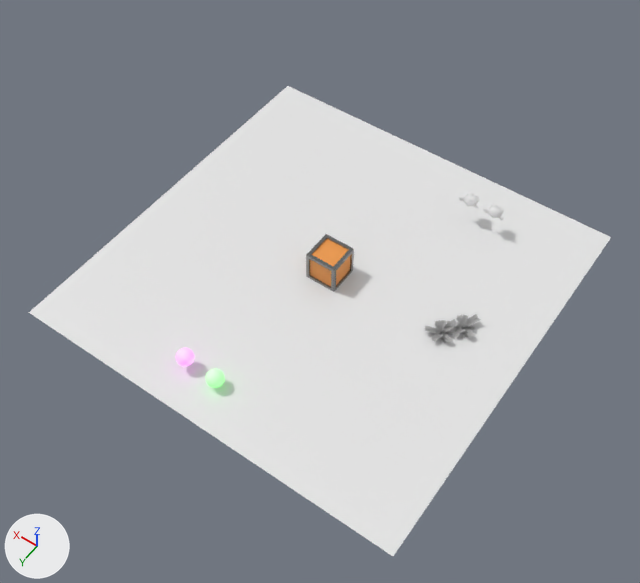
The FBX model ressources/box.fbx, before and after one commit.
The view is the same before and after, from a 50 mm camera at (-38.1, 55.4, 80.5) aimed at (1.6, -0.2, -6.8). The axes (+X, +Y, +Z) are drawn at lower left. The lights are the same throughout. Where no turn or scale is listed for an object, it has been applied to the vertices.

Names of what the first picture shows: 'Inner', 'Outer', 'Plane', 'Sphere'.
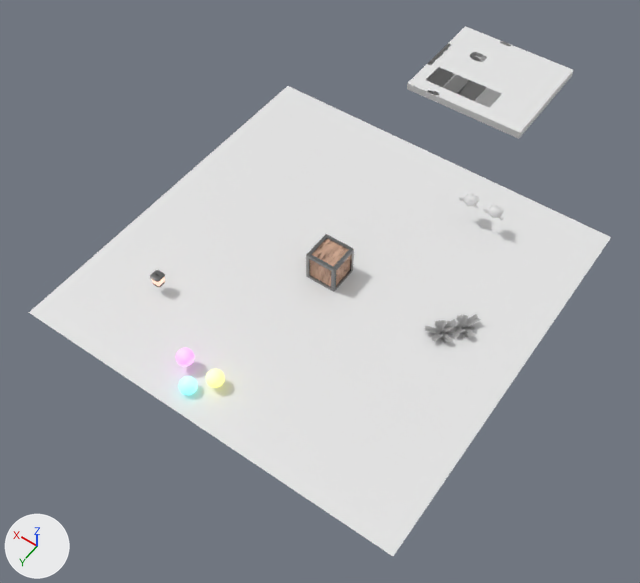
Location of each change, [x1, y1, x2, y2] in pixels of the pictures (640 x 583 px):
'Plane.001', added: after [407, 26, 574, 138]
'Inner', surface changed (orange to beige): [310, 239, 350, 286] in both
'Sphere', recoloured: [206, 369, 225, 388] in both
'Sphere.002', added: after [179, 376, 197, 395]
'Mball.002', added: after [150, 270, 165, 287]
'Cube', added: after [152, 278, 165, 286]

Diff of the bpy script that builds the scene:
```diff
--- a/ressources/box.fbx.py
+++ b/ressources/box.fbx.py
@@ mat_material @@
 n0 = _N.new('ShaderNodeBsdfPrincipled'); n0.name = 'Principled BSDF'
-n0.inputs[0].default_value = (0.841, 0.317, 0.0655, 1.0)  # 'Base Color', orange #ec9948
+n0.inputs[0].default_value = (0.841, 0.524, 0.372, 1.0)  # 'Base Color', beige #ecbfa4
 n1 = _N.new('ShaderNodeOutputMaterial'); n1.name = 'Material Output'
+n2 = _N.new('ShaderNodeTexImage'); n2.name = 'Image Texture'
+n2.image = img_normal_box_png
+n3 = _N.new('ShaderNodeNormalMap'); n3.name = 'Normal Map'
 _L.new(n0.outputs[0], n1.inputs[0])  # 'BSDF' to 'Surface'
+_L.new(n2.outputs[0], n3.inputs[1])  # 'Color' to 'Color'
+_L.new(n3.outputs[0], n0.inputs[5])  # 'Normal' to 'Normal'
@@ mat_material_003 @@
 mat_material_003.base_color = (0.8, 0.8, 0.8)  # white #e7e7e7
-mat_material_003.emission_color = (0.0, 1.0, 0.0)  # green #00ff00
+mat_material_003.emission_color = (1.0, 1.0, 0.0)  # yellow #ffff00
 mat_material_003.emission_strength = 1.0
@@ mat_material_008 @@
+mat_material_008 = bpy.data.materials.new('Material.008')
+mat_material_008.use_nodes = True; mat_material_008.node_tree.nodes.clear()
+_N = mat_material_008.node_tree.nodes; _L = mat_material_008.node_tree.links
+n0 = _N.new('ShaderNodeBsdfPrincipled'); n0.name = 'Principled BSDF'
+n1 = _N.new('ShaderNodeOutputMaterial'); n1.name = 'Material Output'
+n2 = _N.new('ShaderNodeTexImage'); n2.name = 'Image Texture'
+n2.image = img_normal_test_normal_png
+n3 = _N.new('ShaderNodeNormalMap'); n3.name = 'Normal Map'
+_L.new(n2.outputs[0], n3.inputs[1])  # 'Color' to 'Color'
+_L.new(n3.outputs[0], n0.inputs[5])  # 'Normal' to 'Normal'
+_L.new(n0.outputs[0], n1.inputs[0])  # 'BSDF' to 'Surface'
@@ me_cube_005 @@
+me_cube_005.from_pydata([(-0.5, -0.5, -0.5), (-0.55, -0.55, 0.75), (-0.5, 0.5, -0.5), (-0.55, 0.55, 0.75), (0.5, -0.5, -0.5), (0.55, -0.55, 0.75), (0.5, 0.5, -0.5), (0.55, 0.55, 0.75)], [], [(1, 2, 0), (3, 6, 2), (7, 4, 6), (5, 0, 4), (6, 0, 2), (3, 5, 7), (1, 3, 2), (3, 7, 6), (7, 5, 4), (5, 1, 0), (6, 4, 0), (3, 1, 5)])
+me_cube_005.materials.append(mat_glass)  # white #e7e7e7
@@ ob_sphere_002 @@
+ob_sphere_002 = bpy.data.objects.new('Sphere.002', me_sphere_004)  # a UV sphere (32 segments, 16 rings, poles along z) spanning x -1.0..1.0, y -1.0..1.0, z -1.0..1.0; in mat_material_007 (white #e7e7e7)
+ob_sphere_002.location = (3.0, 22.2, -1.1)
@@ ob_cube @@
+ob_cube = bpy.data.objects.new('Cube', me_cube_005)
+ob_cube.location = (14.8, 13.6, -0.1)
@@ ob_plane_001 @@
+ob_plane_001 = bpy.data.objects.new('Plane.001', me_plane_003)  # a box spanning x -8.8..8.8, y -8.1..8.1, z 0.0..1.1
+ob_plane_001.location = (1.1, -41.0, -0.7)
@@ ob_mball_002 @@
+ob_mball_002 = bpy.data.objects.new('Mball.002', me_mball_002)  # 1600 vertices, 3192 faces; spans x -0.73..0.73, y -0.73..0.73, z -0.12..1.64; in mat_metal (dark grey #666666)
+ob_mball_002.location = (14.8, 13.6, -0.6)
```
